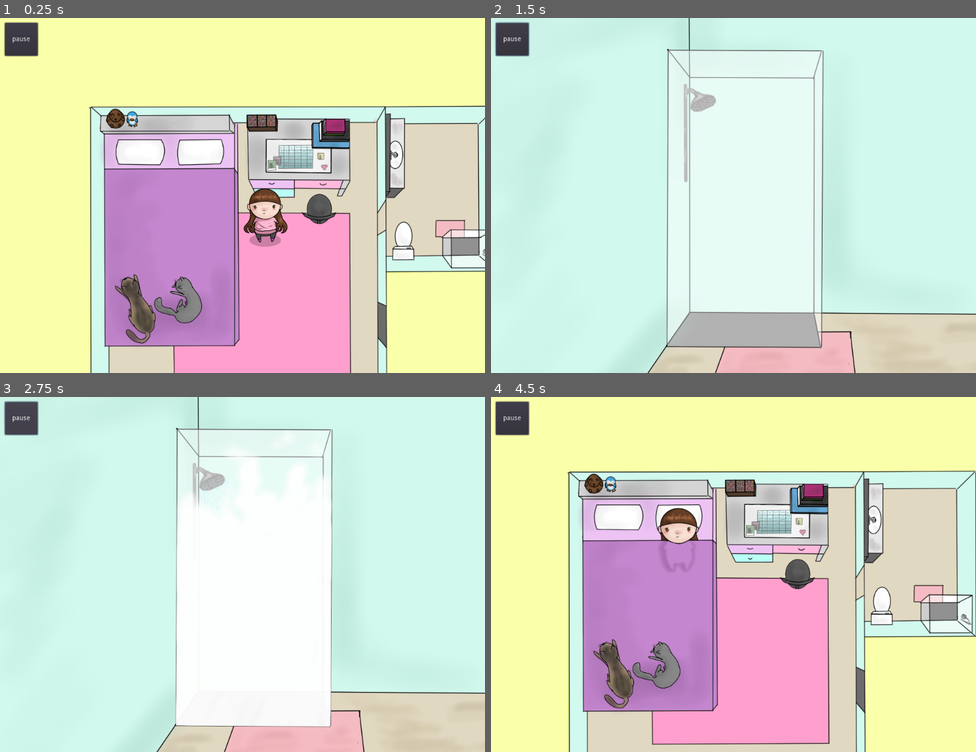
Above: before the commit, frames 1-4 (two rows, left to right).
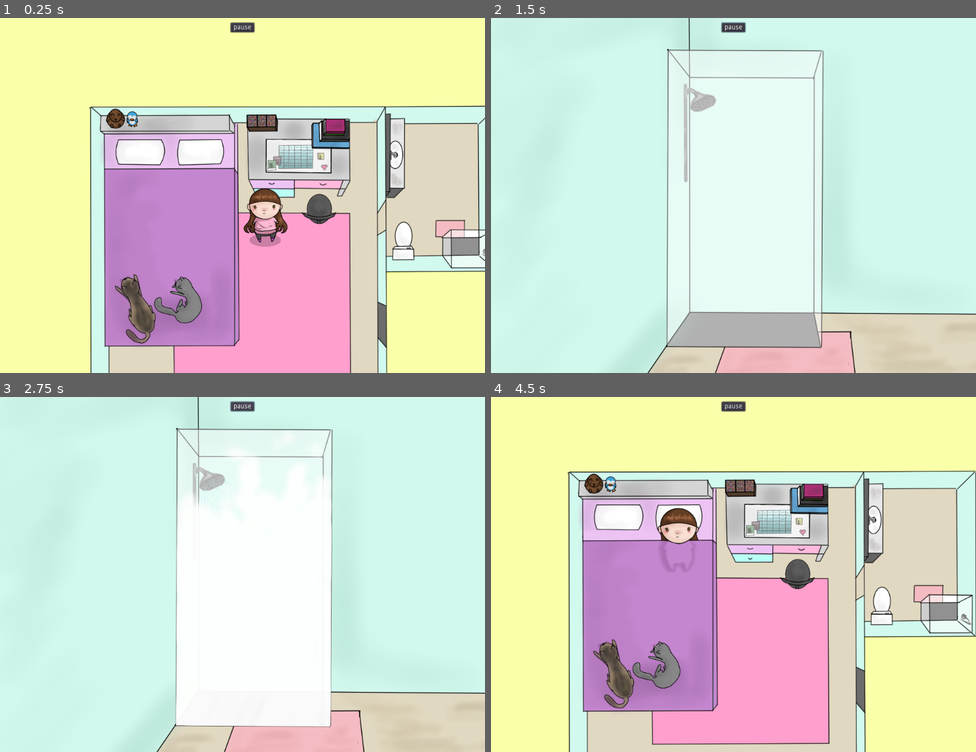
Above: after the commit, the same moments.

Repository: A-Walrus/Jessy
Game: Godot game, scene res://Scenes/World.tscn
The game is run twice, just before and just after one commit, with the same random seed, the same clock (stepped at 60 frames per second) and the same inputs. Sound files missing from this copy of the repository are replaced by a short silence.
Inputs (mouse positions are in pixels of both pictures, inside the frame that each line leads up to):
- Up to frame 1 (0.25 s): no input
- Up to frame 2 (1.5 s): click "pause" at 0.5 s; move the mouse to (961, 248) at 1.27 s; press the mouse at (961, 248) at 1.28 s
- Up to frame 3 (2.75 s): release the mouse at (470, 627) at 2 s; click "pause" at 2 s
- Up to frame 4 (4.5 s): move the mouse to (636, 592) at 2.77 s; click (636, 592) at 2.85 s; move the mouse to (660, 574) at 3.52 s; press the mouse at (660, 574) at 3.53 s; release the mouse at (660, 574) at 4.25 s; click "Sleep" at 4.25 s

The runs differ from the first frame. In frame 1, 0.9% of the frame differs, in the area x 0-53%, y 1-11%; in frame 2, 0.9%; in frame 3, 0.9%; in frame 4, 0.9%.

Commit message:
HW

Diff:
--- a/Jessy/Scenes/BackgroundMusic.tscn
+++ b/Jessy/Scenes/BackgroundMusic.tscn
@@ -8,18 +8,25 @@
 [node name="CanvasLayer" type="CanvasLayer" parent="."]
 layer = 69
 
-[node name="PlayPauseMusic" type="Button" parent="CanvasLayer"]
-margin_left = 10.0
+[node name="CenterContainer" type="CenterContainer" parent="CanvasLayer"]
+anchor_right = 1.0
+margin_bottom = 40.0
+__meta__ = {
+"_edit_use_anchors_": false
+}
+
+[node name="PlayPauseMusic" type="Button" parent="CanvasLayer/CenterContainer"]
+margin_left = 487.0
 margin_top = 10.0
-margin_right = 80.0
-margin_bottom = 80.0
+margin_right = 537.0
+margin_bottom = 30.0
 text = "pause"
 script = ExtResource( 2 )
 __meta__ = {
 "_edit_use_anchors_": false
 }
 
-[node name="BackgroundMusic" type="AudioStreamPlayer" parent="CanvasLayer/PlayPauseMusic"]
+[node name="BackgroundMusic" type="AudioStreamPlayer" parent="CanvasLayer/CenterContainer/PlayPauseMusic"]
 stream = ExtResource( 1 )
 volume_db = -30.0
-[connection signal="pressed" from="CanvasLayer/PlayPauseMusic" to="CanvasLayer/PlayPauseMusic" method="_on_PlayPauseMusic_pressed"]
+[connection signal="pressed" from="CanvasLayer/CenterContainer/PlayPauseMusic" to="CanvasLayer/CenterContainer/PlayPauseMusic" method="_on_PlayPauseMusic_pressed"]
--- a/Jessy/Scenes/Cats.tscn
+++ b/Jessy/Scenes/Cats.tscn
@@ -11,10 +11,7 @@
 [ext_resource path="res://Art/Temp/JESSY.CAT HAND2.png" type="Texture" id=9]
 [ext_resource path="res://drag.gd" type="Script" id=10]
 [ext_resource path="res://cat.gd" type="Script" id=11]
-[ext_resource path="res://goldie_boxing/f.tres" type="DynamicFont" id=12]
-[ext_resource path="res://goldie_boxing/new_theme.tres" type="Theme" id=13]
-[ext_resource path="res://Button.gd" type="Script" id=14]
-
+[ext_resource path="res://Scenes/back.tscn" type="PackedScene" id=12]
 
 [sub_resource type="SpriteFrames" id=1]
 animations = [ {
@@ -145,23 +142,10 @@
 
 [node name="CollisionShape2D" type="CollisionShape2D" parent="Hand"]
 position = Vector2( -38.8631, 103.727 )
-shape = SubResource( 4 )
+shape = SubResource( 7 )
 
-[node name="CanvasLayer" type="CanvasLayer" parent="."]
-
-[node name="Button" type="Button" parent="CanvasLayer"]
-margin_left = 35.0
-margin_top = 35.0
-theme = ExtResource( 13 )
-custom_fonts/font = ExtResource( 12 )
-custom_colors/font_color = Color( 1, 0.980392, 0.360784, 1 )
-text = "Room"
-script = ExtResource( 14 )
-__meta__ = {
-"_edit_use_anchors_": false
-}
+[node name="CanvasLayer" parent="." instance=ExtResource( 12 )]
 [connection signal="body_entered" from="Cat1/Area2D" to="Cat1" method="_on_Area2D_body_entered"]
 [connection signal="body_exited" from="Cat1/Area2D" to="Cat1" method="_on_Area2D_body_exited"]
 [connection signal="body_entered" from="Cat2/Area2D" to="Cat2" method="_on_Area2D_body_entered"]
 [connection signal="body_exited" from="Cat2/Area2D" to="Cat2" method="_on_Area2D_body_exited"]
-[connection signal="pressed" from="CanvasLayer/Button" to="CanvasLayer/Button" method="_on_Button_pressed"]
--- a/Jessy/Scenes/Clean Room.tscn
+++ b/Jessy/Scenes/Clean Room.tscn
@@ -9,9 +9,10 @@
 [ext_resource path="res://Art/Temp/JESSY.ART1.png" type="Texture" id=7]
 [ext_resource path="res://goldie_boxing/font.tres" type="DynamicFont" id=8]
 [ext_resource path="res://Art/Temp/JESSY.POP1.png" type="Texture" id=9]
-[ext_resource path="res://Art/JESSY.BOOK3.png" type="Texture" id=10]
-[ext_resource path="res://Art/JESSY.BOOK2.png" type="Texture" id=11]
-[ext_resource path="res://Art/JESSY.BOOK1.png" type="Texture" id=12]
+[ext_resource path="res://Art/Temp/JESSY.BOOK3.png" type="Texture" id=10]
+[ext_resource path="res://Art/Temp/JESSY.BOOK2.png" type="Texture" id=11]
+[ext_resource path="res://Art/Temp/JESSY.BOOK1.png" type="Texture" id=12]
+
 
 [sub_resource type="RectangleShape2D" id=1]
 extents = Vector2( 208.779, 180.696 )
--- a/Jessy/Scenes/Clickable.tscn
+++ b/Jessy/Scenes/Clickable.tscn
@@ -1,6 +1,7 @@
 [gd_scene load_steps=3 format=2]
 
-[ext_resource path="res://Scenes/Clickable.gd" type="Script" id=1]
+[ext_resource path="res://Clickable.gd" type="Script" id=1]
+
 
 [sub_resource type="RectangleShape2D" id=1]
 extents = Vector2( 70, 70 )
--- a/Jessy/Scenes/Computer.tscn
+++ b/Jessy/Scenes/Computer.tscn
@@ -1,6 +1,6 @@
 [gd_scene load_steps=5 format=2]
 
-[ext_resource path="res://computer.gd" type="Script" id=1]
+[ext_resource path="res://slideshow.gd" type="Script" id=1]
 [ext_resource path="res://Art/Temp/JESSY.COMPUTER.png" type="Texture" id=2]
 [ext_resource path="res://Art/Temp/JESSY.COMPUTER2.png" type="Texture" id=3]
 
@@ -12,14 +12,12 @@
 "speed": 5.0
 } ]
 
-[node name="Computer" type="Node2D"]
-
-[node name="computer" type="AnimatedSprite" parent="."]
+[node name="slides" type="AnimatedSprite"]
 frames = SubResource( 1 )
 animation = "comp"
 script = ExtResource( 1 )
 
-[node name="Camera2D" type="Camera2D" parent="computer"]
+[node name="Camera2D" type="Camera2D" parent="."]
 position = Vector2( -127.202, 34.4505 )
 current = true
 zoom = Vector2( 2, 2 )
--- a/Jessy/Scenes/Drawing.tscn
+++ b/Jessy/Scenes/Drawing.tscn
@@ -1,7 +1,8 @@
-[gd_scene load_steps=3 format=2]
+[gd_scene load_steps=4 format=2]
 
 [ext_resource path="res://Drawing.gd" type="Script" id=1]
 [ext_resource path="res://goldie_boxing/new_theme.tres" type="Theme" id=2]
+[ext_resource path="res://Scenes/back.tscn" type="PackedScene" id=3]
 
 [node name="Drawing" type="Node"]
 script = ExtResource( 1 )
@@ -22,5 +23,7 @@
 }
 
 [node name="Container" type="Node" parent="."]
+
+[node name="CanvasLayer" parent="." instance=ExtResource( 3 )]
 [connection signal="timeout" from="Timer" to="." method="_on_Timer_timeout"]
 [connection signal="pressed" from="Button" to="." method="_on_Button_pressed"]
--- /dev/null
+++ b/Jessy/Scenes/HW.tscn
@@ -0,0 +1,21 @@
+[gd_scene load_steps=7 format=2]
+
+[ext_resource path="res://slideshow.gd" type="Script" id=1]
+[ext_resource path="res://Art/Temp/JESSY.H.W1.png" type="Texture" id=2]
+[ext_resource path="res://Art/Temp/JESSY.H.W2.png" type="Texture" id=3]
+[ext_resource path="res://Art/Temp/JESSY.H.W3.png" type="Texture" id=4]
+[ext_resource path="res://Art/Temp/JESSY.H.W4.png" type="Texture" id=5]
+
+[sub_resource type="SpriteFrames" id=1]
+animations = [ {
+"frames": [ ExtResource( 2 ), ExtResource( 3 ), ExtResource( 4 ), ExtResource( 5 ) ],
+"loop": true,
+"name": "default",
+"speed": 5.0
+} ]
+
+[node name="AnimatedSprite" type="AnimatedSprite"]
+position = Vector2( 534.668, 383.92 )
+scale = Vector2( 0.614996, 0.614996 )
+frames = SubResource( 1 )
+script = ExtResource( 1 )
--- a/Jessy/Scenes/Instagram.tscn
+++ b/Jessy/Scenes/Instagram.tscn
@@ -1,13 +1,14 @@
-[gd_scene load_steps=5 format=2]
+[gd_scene load_steps=6 format=2]
 
 [ext_resource path="res://Art/Temp/JESSY.instagram.png" type="Texture" id=1]
-[ext_resource path="res://Instagram.gd" type="Script" id=2]
+[ext_resource path="res://Scenes/OnClick.gd" type="Script" id=2]
 [ext_resource path="res://Scenes/Camera2D.tscn" type="PackedScene" id=3]
 [ext_resource path="res://Art/Temp/JESSY.ROOM.png" type="Texture" id=4]
-
+[ext_resource path="res://Scenes/World.tscn" type="PackedScene" id=5]
 
 [node name="Instagram" type="Node2D"]
 script = ExtResource( 2 )
+res = ExtResource( 5 )
 
 [node name="JESSYinstagram" type="Sprite" parent="."]
 position = Vector2( 988.197, 510.348 )
--- a/Jessy/Scenes/Random Game.tscn
+++ b/Jessy/Scenes/Random Game.tscn
@@ -8,6 +8,8 @@
 [ext_resource path="res://Art/Temp/JESSY.BRAWLHALLA.png" type="Texture" id=6]
 [ext_resource path="res://Scenes/Camera2D.tscn" type="PackedScene" id=7]
 [ext_resource path="res://Art/Temp/JESSY.ROOM.png" type="Texture" id=8]
+[ext_resource path="res://Scenes/OnClick.gd" type="Script" id=9]
+[ext_resource path="res://Scenes/World.tscn" type="PackedScene" id=10]
 
 [sub_resource type="SpriteFrames" id=1]
 animations = [ {
@@ -35,3 +37,7 @@
 
 [node name="Camera2D" parent="." instance=ExtResource( 7 )]
 position = Vector2( 626.179, 469.678 )
+
+[node name="Node" type="Node" parent="."]
+script = ExtResource( 9 )
+res = ExtResource( 10 )
--- a/Jessy/Scenes/World.tscn
+++ b/Jessy/Scenes/World.tscn
@@ -143,95 +143,6 @@
 "_edit_use_anchors_": false
 }
 
-[node name="Center" type="CenterContainer" parent="CanvasLayer/UI"]
-anchor_right = 1.0
-anchor_bottom = 1.0
-__meta__ = {
-"_edit_use_anchors_": false
-}
-
-[node name="Bed" type="Control" parent="CanvasLayer/UI/Center"]
-visible = false
-margin_left = 512.0
-margin_top = 375.0
-margin_right = 512.0
-margin_bottom = 375.0
-__meta__ = {
-"_edit_use_anchors_": false
-}
-
-[node name="Window" type="TextureRect" parent="CanvasLayer/UI/Center/Bed"]
-margin_left = -263.0
-margin_top = -181.0
-margin_right = 262.0
-margin_bottom = 181.0
-texture = ExtResource( 10 )
-__meta__ = {
-"_edit_use_anchors_": false
-}
-
-[node name="V" type="VBoxContainer" parent="CanvasLayer/UI/Center/Bed"]
-margin_left = -146.0
-margin_top = -143.0
-margin_right = 146.0
-margin_bottom = 143.0
-
-[node name="Bed" type="Label" parent="CanvasLayer/UI/Center/Bed/V"]
-margin_right = 292.0
-margin_bottom = 54.0
-custom_fonts/font = ExtResource( 13 )
-custom_colors/font_color = Color( 1, 0.978667, 0.36, 1 )
-text = "Bed"
-align = 1
-
-[node name="sleep" type="Button" parent="CanvasLayer/UI/Center/Bed/V"]
-margin_top = 58.0
-margin_right = 292.0
-margin_bottom = 112.0
-theme = ExtResource( 14 )
-custom_fonts/font = ExtResource( 13 )
-custom_colors/font_color = Color( 1, 0.980392, 0.360784, 1 )
-text = "Sleep"
-__meta__ = {
-"_edit_use_anchors_": false
-}
-
-[node name="computer" type="Button" parent="CanvasLayer/UI/Center/Bed/V"]
-margin_top = 116.0
-margin_right = 292.0
-margin_bottom = 170.0
-theme = ExtResource( 14 )
-custom_fonts/font = ExtResource( 13 )
-custom_colors/font_color = Color( 1, 0.980392, 0.360784, 1 )
-text = "Computer"
-__meta__ = {
-"_edit_use_anchors_": false
-}
-
-[node name="phone" type="Button" parent="CanvasLayer/UI/Center/Bed/V"]
-margin_top = 174.0
-margin_right = 292.0
-margin_bottom = 228.0
-theme = ExtResource( 14 )
-custom_fonts/font = ExtResource( 13 )
-custom_colors/font_color = Color( 1, 0.980392, 0.360784, 1 )
-text = "Phone"
-__meta__ = {
-"_edit_use_anchors_": false
-}
-
-[node name="bother people" type="Button" parent="CanvasLayer/UI/Center/Bed/V"]
-margin_top = 232.0
-margin_right = 292.0
-margin_bottom = 286.0
-theme = ExtResource( 14 )
-custom_fonts/font = ExtResource( 13 )
-custom_colors/font_color = Color( 1, 0.980392, 0.360784, 1 )
-text = "Bother people"
-__meta__ = {
-"_edit_use_anchors_": false
-}
-
 [node name="Food" type="Control" parent="CanvasLayer/UI"]
 visible = false
 margin_left = 512.0
@@ -562,6 +473,147 @@
 }
 call = NodePath("../../../..")
 
+[node name="Bed" type="Control" parent="CanvasLayer/UI"]
+visible = false
+margin_left = 512.0
+margin_top = 375.0
+margin_right = 512.0
+margin_bottom = 375.0
+__meta__ = {
+"_edit_use_anchors_": false
+}
+
+[node name="Window" type="TextureRect" parent="CanvasLayer/UI/Bed"]
+margin_left = -263.0
+margin_top = -181.0
+margin_right = 262.0
+margin_bottom = 181.0
+texture = ExtResource( 10 )
+__meta__ = {
+"_edit_use_anchors_": false
+}
+
+[node name="V" type="VBoxContainer" parent="CanvasLayer/UI/Bed"]
+margin_left = -146.0
+margin_top = -143.0
+margin_right = 146.0
+margin_bottom = 143.0
+
+[node name="Bed" type="Label" parent="CanvasLayer/UI/Bed/V"]
+margin_right = 292.0
+margin_bottom = 54.0
+custom_fonts/font = ExtResource( 13 )
+custom_colors/font_color = Color( 1, 0.978667, 0.36, 1 )
+text = "Bed"
+align = 1
+
+[node name="sleep" type="Button" parent="CanvasLayer/UI/Bed/V"]
+margin_top = 58.0
+margin_right = 292.0
+margin_bottom = 112.0
+theme = ExtResource( 14 )
+custom_fonts/font = ExtResource( 13 )
+custom_colors/font_color = Color( 1, 0.980392, 0.360784, 1 )
+text = "Sleep"
+__meta__ = {
+"_edit_use_anchors_": false
+}
+
+[node name="computer" type="Button" parent="CanvasLayer/UI/Bed/V"]
+margin_top = 116.0
+margin_right = 292.0
+margin_bottom = 170.0
+theme = ExtResource( 14 )
+custom_fonts/font = ExtResource( 13 )
+custom_colors/font_color = Color( 1, 0.980392, 0.360784, 1 )
+text = "Computer"
+__meta__ = {
+"_edit_use_anchors_": false
+}
+
+[node name="phone" type="Button" parent="CanvasLayer/UI/Bed/V"]
+margin_top = 174.0
+margin_right = 292.0
+margin_bottom = 228.0
+theme = ExtResource( 14 )
+custom_fonts/font = ExtResource( 13 )
+custom_colors/font_color = Color( 1, 0.980392, 0.360784, 1 )
+text = "Phone"
+__meta__ = {
+"_edit_use_anchors_": false
+}
+
+[node name="bother people" type="Button" parent="CanvasLayer/UI/Bed/V"]
+margin_top = 232.0
+margin_right = 292.0
+margin_bottom = 286.0
+theme = ExtResource( 14 )
+custom_fonts/font = ExtResource( 13 )
+custom_colors/font_color = Color( 1, 0.980392, 0.360784, 1 )
+text = "Bother people"
+__meta__ = {
+"_edit_use_anchors_": false
+}
+
+[node name="Desk" type="Control" parent="CanvasLayer/UI"]
+visible = false
+margin_left = 512.0
+margin_top = 375.0
+margin_right = 512.0
+margin_bottom = 375.0
+__meta__ = {
+"_edit_use_anchors_": false
+}
+
+[node name="Window" type="TextureRect" parent="CanvasLayer/UI/Desk"]
+margin_left = -263.0
+margin_top = -181.0
+margin_right = 262.0
+margin_bottom = 68.0
+texture = ExtResource( 10 )
+expand = true
+__meta__ = {
+"_edit_use_anchors_": false
+}
+
+[node name="V" type="VBoxContainer" parent="CanvasLayer/UI/Desk"]
+margin_left = -146.0
+margin_top = -143.0
+margin_right = 146.0
+margin_bottom = 143.0
+
+[node name="Desk" type="Label" parent="CanvasLayer/UI/Desk/V"]
+margin_right = 292.0
+margin_bottom = 54.0
+custom_fonts/font = ExtResource( 13 )
+custom_colors/font_color = Color( 1, 0.978667, 0.36, 1 )
+text = "Desk"
+align = 1
+
+[node name="draw" type="Button" parent="CanvasLayer/UI/Desk/V"]
+margin_top = 58.0
+margin_right = 292.0
+margin_bottom = 112.0
+theme = ExtResource( 14 )
+custom_fonts/font = ExtResource( 13 )
+custom_colors/font_color = Color( 1, 0.980392, 0.360784, 1 )
+text = "Draw"
+__meta__ = {
+"_edit_use_anchors_": false
+}
+
+[node name="homework" type="Button" parent="CanvasLayer/UI/Desk/V"]
+margin_top = 116.0
+margin_right = 292.0
+margin_bottom = 170.0
+theme = ExtResource( 14 )
+custom_fonts/font = ExtResource( 13 )
+custom_colors/font_color = Color( 1, 0.980392, 0.360784, 1 )
+text = "Homework"
+__meta__ = {
+"_edit_use_anchors_": false
+}
+
 [node name="Shower" parent="." instance=ExtResource( 2 )]
 position = Vector2( 306.086, -178.21 )
 res = ExtResource( 9 )
@@ -574,7 +626,7 @@
 [node name="Bed" parent="." instance=ExtResource( 2 )]
 position = Vector2( -481.906, -323.771 )
 scale = Vector2( 2.097, 2.135 )
-show = [ NodePath("../CanvasLayer/UI"), NodePath("../CanvasLayer/UI/Center/Bed") ]
+show = [ NodePath("../CanvasLayer/UI"), NodePath("../CanvasLayer/UI/Bed") ]
 mode = "S"
 
 [node name="Cats" parent="." instance=ExtResource( 2 )]
@@ -589,12 +641,10 @@
 [node name="Desk" parent="." instance=ExtResource( 2 )]
 position = Vector2( -141.273, -446.016 )
 scale = Vector2( 1.61, 0.883 )
+show = [ NodePath("../CanvasLayer/UI"), NodePath("../CanvasLayer/UI/Desk") ]
+mode = "S"
 [connection signal="timeout" from="Navigation2D/room/Door" to="Navigation2D/room" method="_on_Door_timeout"]
 [connection signal="timeout" from="Navigation2D/room/FromOpen" to="Navigation2D/room" method="_on_FromOpen_timeout"]
-[connection signal="pressed" from="CanvasLayer/UI/Center/Bed/V/sleep" to="CanvasLayer/UI" method="_on_sleep_pressed"]
-[connection signal="pressed" from="CanvasLayer/UI/Center/Bed/V/computer" to="CanvasLayer/UI" method="_on_computer_pressed"]
-[connection signal="pressed" from="CanvasLayer/UI/Center/Bed/V/phone" to="CanvasLayer/UI" method="_on_phone_pressed"]
-[connection signal="pressed" from="CanvasLayer/UI/Center/Bed/V/bother people" to="CanvasLayer/UI" method="_on_bother_people_pressed"]
 [connection signal="timeout" from="CanvasLayer/UI/Food/V/Title/Timer" to="Navigation2D/room" method="_on_Timer_timeout"]
 [connection signal="pressed" from="CanvasLayer/UI/Food/V/yes" to="CanvasLayer/UI/Food/V/Title" method="_on_yes_pressed"]
 [connection signal="pressed" from="CanvasLayer/UI/Food/V/no" to="CanvasLayer/UI/Food/V/Title" method="_on_no_pressed"]
@@ -602,3 +652,9 @@
 [connection signal="pressed" from="CanvasLayer/UI/Phone/V/Game" to="CanvasLayer/UI/Phone/V/TitleP" method="_on_Game_pressed"]
 [connection signal="pressed" from="CanvasLayer/UI/Phone/V/Game2" to="CanvasLayer/UI/Phone/V/TitleP" method="_on_Game2_pressed"]
 [connection signal="pressed" from="CanvasLayer/UI/Phone/V/insta" to="CanvasLayer/UI/Phone/V/TitleP" method="_on_insta_pressed"]
+[connection signal="pressed" from="CanvasLayer/UI/Bed/V/sleep" to="CanvasLayer/UI" method="_on_sleep_pressed"]
+[connection signal="pressed" from="CanvasLayer/UI/Bed/V/computer" to="CanvasLayer/UI" method="_on_computer_pressed"]
+[connection signal="pressed" from="CanvasLayer/UI/Bed/V/phone" to="CanvasLayer/UI" method="_on_phone_pressed"]
+[connection signal="pressed" from="CanvasLayer/UI/Bed/V/bother people" to="CanvasLayer/UI" method="_on_bother_people_pressed"]
+[connection signal="pressed" from="CanvasLayer/UI/Desk/V/draw" to="CanvasLayer/UI" method="_on_draw_pressed"]
+[connection signal="pressed" from="CanvasLayer/UI/Desk/V/homework" to="CanvasLayer/UI" method="_on_homework_pressed"]
--- /dev/null
+++ b/Jessy/Scenes/back.tscn
@@ -0,0 +1,20 @@
+[gd_scene load_steps=4 format=2]
+
+[ext_resource path="res://goldie_boxing/f.tres" type="DynamicFont" id=1]
+[ext_resource path="res://goldie_boxing/new_theme.tres" type="Theme" id=2]
+[ext_resource path="res://Button.gd" type="Script" id=3]
+
+[node name="CanvasLayer" type="CanvasLayer"]
+
+[node name="Button" type="Button" parent="."]
+margin_left = 35.0
+margin_top = 35.0
+theme = ExtResource( 2 )
+custom_fonts/font = ExtResource( 1 )
+custom_colors/font_color = Color( 1, 0.980392, 0.360784, 1 )
+text = "Room"
+script = ExtResource( 3 )
+__meta__ = {
+"_edit_use_anchors_": false
+}
+[connection signal="pressed" from="Button" to="Button" method="_on_Button_pressed"]
--- a/Jessy/UI.gd
+++ b/Jessy/UI.gd
@@ -37,3 +37,12 @@
 	show()
 	$Center/Bed.hide()
 	$Call.show()
+
+
+func _on_homework_pressed():
+	print("hi")
+	get_tree().change_scene("res://Scenes/HW.tscn")
+
+
+func _on_draw_pressed():
+	get_tree().change_scene("res://Scenes/Drawing.tscn")
Renamed: Jessy/Art/JESSY.BOOK1.png -> Jessy/Art/Temp/JESSY.BOOK1.png
Not shown, changed: Jessy/Art/Temp/JESSY.BOOK1.png.import
Renamed: Jessy/Art/JESSY.BOOK2.png -> Jessy/Art/Temp/JESSY.BOOK2.png
Not shown, changed: Jessy/Art/Temp/JESSY.BOOK2.png.import
Renamed: Jessy/Art/JESSY.BOOK3.png -> Jessy/Art/Temp/JESSY.BOOK3.png
Not shown, changed: Jessy/Art/Temp/JESSY.BOOK3.png.import
Renamed: Jessy/Scenes/Clickable.gd -> Jessy/Clickable.gd
Not shown: 6 places in Jessy/Scenes/Cats.tscn that only renumber resources
Not shown: 1 places in Jessy/Scenes/Random Game.tscn that only renumber resources
Renamed: Jessy/computer.gd -> Jessy/slideshow.gd
